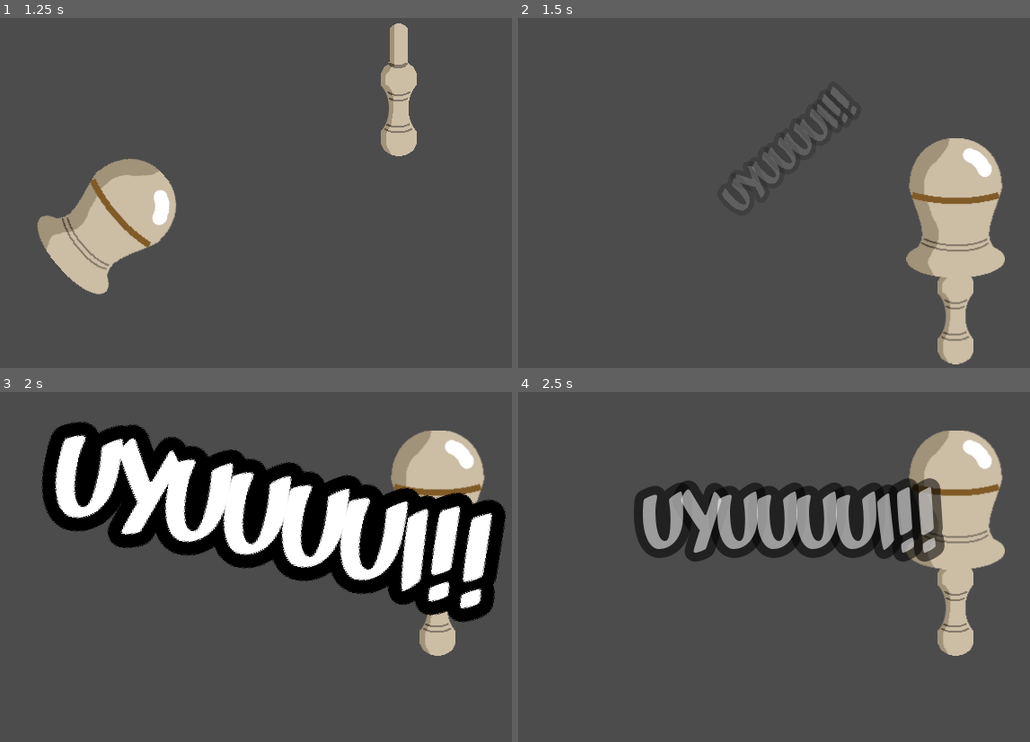
Above: before the commit, frames 1-4 (two rows, left to right).
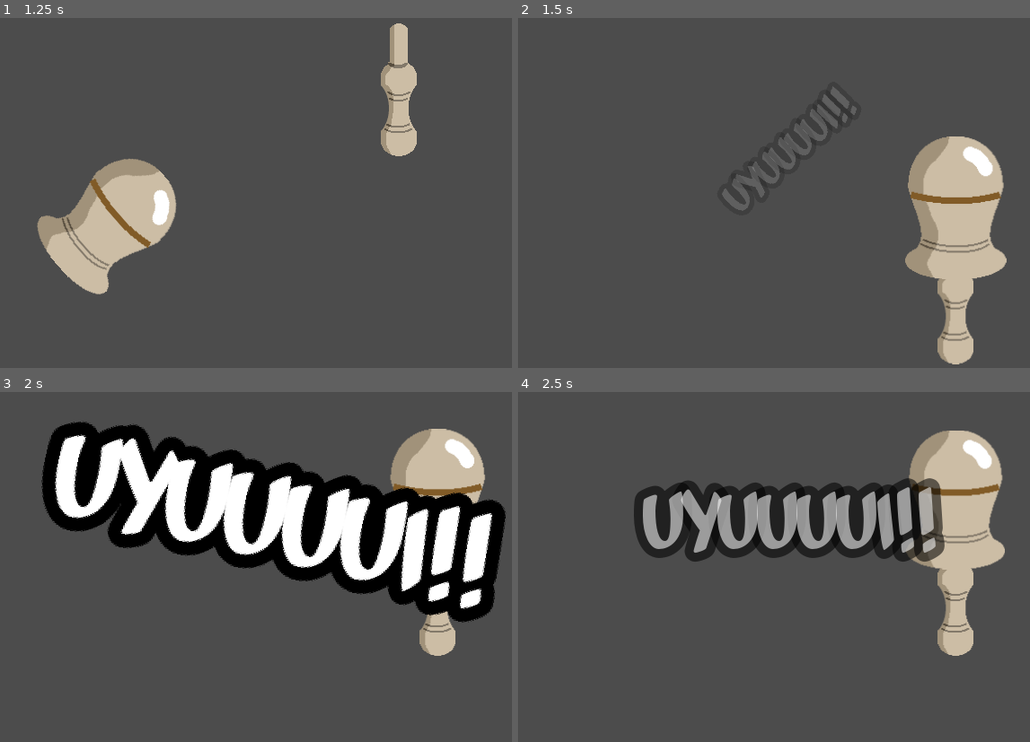
Above: after the commit, the same moments.

Repository: jbahamon/HuasoWare
Game: Godot game, scene res://scenes/microgames/emboque/EmboqueMain.tscn
Same seed, same stepped clock (60 frames per second), same inputs: the game is played once before the commit and once after it.
Inputs:
- Up to frame 1 (1.25 s): hold Right (ui_right) from 0.53 s (still down)
- Up to frame 2 (1.5 s): keep holding Right (ui_right)
- Up to frame 3 (2 s): keep holding Right (ui_right)
- Up to frame 4 (2.5 s): release Right (ui_right) at 2.03 s; hold Left (ui_left) from 2.03 s (still down)

Frame 1 is identical in both runs. In frame 2, 0.8% of the frame differs, in the area x 75-96%, y 33-75%; in frame 3, 0.2%; in frame 4, nothing differs.

Commit message:
Adds spinning top microgame

Diff:
--- a/HUD.gd
+++ b/HUD.gd
@@ -10,3 +10,9 @@
 
 func _on_lose():
 	show_message("JUEEEE...")
+
+func set_timer_enabled(val):
+	$Timer.visible = val
+
+func update_timer(remaining_time):
+	$Timer.text = "%.3f" % remaining_time
--- /dev/null
+++ b/SpinningTop.gd
@@ -0,0 +1,36 @@
+extends KinematicBody2D
+
+signal top_fell
+
+export (float) var starting_speed = 0.0
+export (float) var input_speed = 0.5
+export (float) var gravity_magnitude = 2.0
+
+var angular_velocity = starting_speed
+var input_velocity = 0
+var time = 0
+
+func _input(event):
+	if event.is_action_pressed("ui_left"):
+		input_velocity = - input_speed
+	elif event.is_action_pressed("ui_right"):
+		input_velocity = input_speed
+
+
+func _physics_process(delta):
+	var gravity = gravity_magnitude * sin(rotation)
+
+	angular_velocity += input_velocity
+	input_velocity = 0.0
+
+	angular_velocity += gravity * delta
+	rotation = fposmod(rotation + angular_velocity * delta + PI, 2 * PI) - PI
+
+	var collision = move_and_collide(Vector2(0,0))
+
+	if collision:
+		emit_signal("top_fell")
+
+func _on_game_ended():
+	set_process_input(false)
+	set_physics_process(false)
--- /dev/null
+++ b/TrompoMain.gd
@@ -0,0 +1,19 @@
+extends Node
+
+signal trompo_win
+signal trompo_lose
+
+func _ready():
+	randomize()
+	$HUD.set_timer_enabled(true)
+
+func _process(_delta):
+	$HUD.update_timer($WinTimer.time_left)
+
+func _on_SpinningTop_fell():
+	$WinTimer.stop()
+	$HUD.set_timer_enabled(false)
+	emit_signal("trompo_lose")
+
+func _on_WinTimer_timeout():
+	emit_signal("trompo_win")
--- a/scenes/microgames/emboque/EmboqueMain.tscn
+++ b/scenes/microgames/emboque/EmboqueMain.tscn
@@ -14,11 +14,10 @@
 "points": PoolVector2Array( -97.6766, -323.16, 97.6766, 323.16, 76.5184, 310.687, -4.8503, 583.301, 4.8503, -583.301, 573.413, 13.0423 )
 }
 
-[sub_resource type="RectangleShape2D" id=4]
+[sub_resource type="RectangleShape2D" id=2]
 extents = Vector2( 416.106, 78.7833 )
 
-[sub_resource type="Animation" id=2]
-resource_name = "scroll"
+[sub_resource type="Animation" id=3]
 length = 0.5
 tracks/0/type = "value"
 tracks/0/path = NodePath("Camera2D:position")
@@ -73,8 +72,8 @@
 scale = Vector2( 1, 1 )
 
 [node name="Bell" parent="." instance=ExtResource( 2 )]
-position = Vector2( 436.097, 351.966 )
-rotation = -0.603546
+position = Vector2( 118.633, 286.776 )
+rotation = 1.02075
 linear_damp = 0.0
 angular_damp = 0.0
 
@@ -84,9 +83,9 @@
 curve = SubResource( 1 )
 
 [node name="PathFollow2D" type="PathFollow2D" parent="SwingPath"]
-position = Vector2( 435.46, 453.009 )
-rotation = -0.769432
-offset = 475.322
+position = Vector2( 92.2477, 353.986 )
+rotation = 1.15931
+offset = 45.7308
 cubic_interp = false
 loop = false
 
@@ -107,23 +106,23 @@
 }
 
 [node name="CollisionShape2D" type="CollisionShape2D" parent="GameOverArea"]
-shape = SubResource( 4 )
+shape = SubResource( 2 )
 disabled = true
 
 [node name="HUD" parent="." instance=ExtResource( 6 )]
 
 [node name="GeneralAnimation" type="AnimationPlayer" parent="."]
 autoplay = "swing"
-anims/scroll = SubResource( 2 )
-anims/scroll_back = SubResource( 5 )
-anims/swing = SubResource( 3 )
+anims/scroll = SubResource( 3 )
+anims/scroll_back = SubResource( 4 )
+anims/swing = SubResource( 5 )
 script = ExtResource( 3 )
 [connection signal="emboque_lose" from="." to="HUD" method="_on_lose"]
 [connection signal="emboque_win" from="." to="HUD" method="_on_win"]
+[connection signal="hit" from="Stick" to="." method="_on_Stick_hit"]
 [connection signal="hit" from="Stick" to="Bell" method="_on_Stick_hit"]
-[connection signal="hit" from="Stick" to="." method="_on_Stick_hit"]
+[connection signal="body_entered" from="GameOverArea" to="." method="_on_GameOverArea_body_entered"]
 [connection signal="body_entered" from="GameOverArea" to="Bell" method="_on_GameOverArea_body_entered"]
-[connection signal="body_entered" from="GameOverArea" to="." method="_on_GameOverArea_body_entered"]
 [connection signal="animation_finished" from="GeneralAnimation" to="GeneralAnimation" method="_on_SwingAnimation_animation_finished"]
 [connection signal="animation_finished" from="GeneralAnimation" to="Bell" method="_on_AnimationPlayer_animation_finished"]
 [connection signal="animation_finished" from="GeneralAnimation" to="GameOverArea" method="_on_SwingAnimation_animation_finished"]
--- a/scenes/microgames/emboque/WinBell.tscn
+++ b/scenes/microgames/emboque/WinBell.tscn
@@ -23,4 +23,5 @@
 texture = ExtResource( 1 )
 
 [node name="AnimationPlayer" type="AnimationPlayer" parent="."]
+autoplay = "pulse"
 anims/pulse = SubResource( 1 )
--- a/scenes/microgames/reusable/HUD.tscn
+++ b/scenes/microgames/reusable/HUD.tscn
@@ -1,16 +1,15 @@
-[gd_scene load_steps=5 format=2]
+[gd_scene load_steps=6 format=2]
 
 [ext_resource path="res://HUD.gd" type="Script" id=1]
 [ext_resource path="res://assets/fonts/dfdChasquilla.otf" type="DynamicFontData" id=2]
 
-[sub_resource type="DynamicFont" id=2]
+[sub_resource type="DynamicFont" id=1]
 size = 100
 outline_size = 10
 outline_color = Color( 0.0941176, 0.0627451, 0.0627451, 1 )
 font_data = ExtResource( 2 )
 
-[sub_resource type="Animation" id=1]
-resource_name = "pop"
+[sub_resource type="Animation" id=2]
 length = 1.2
 tracks/0/type = "value"
 tracks/0/path = NodePath("GameStatus:rect_scale")
@@ -61,6 +60,10 @@
 "values": [ Color( 0, 0, 0, 0 ), Color( 0, 0, 0, 1 ), Color( 0, 0, 0, 1 ), Color( 0, 0, 0, 0 ) ]
 }
 
+[sub_resource type="DynamicFont" id=3]
+size = 50
+font_data = ExtResource( 2 )
+
 [node name="HUD" type="CanvasLayer"]
 script = ExtResource( 1 )
 
@@ -73,8 +76,10 @@
 margin_top = -50.0
 margin_right = 175.0
 margin_bottom = 50.0
+rect_rotation = -45.0
+rect_scale = Vector2( 0.5, 0.5 )
 rect_pivot_offset = Vector2( 175, 50 )
-custom_fonts/font = SubResource( 2 )
+custom_fonts/font = SubResource( 1 )
 custom_colors/font_color = Color( 1, 1, 1, 0 )
 custom_colors/font_outline_modulate = Color( 0, 0, 0, 0 )
 text = "UYUUUUUI"
@@ -86,4 +91,20 @@
 }
 
 [node name="AnimationPlayer" type="AnimationPlayer" parent="."]
-anims/pop = SubResource( 1 )
+anims/pop = SubResource( 2 )
+
+[node name="Timer" type="Label" parent="."]
+visible = false
+anchor_left = 0.5
+anchor_right = 0.5
+margin_left = -68.5
+margin_right = 68.5
+margin_bottom = 51.0
+custom_fonts/font = SubResource( 3 )
+text = "0:00.00"
+align = 1
+valign = 1
+uppercase = true
+__meta__ = {
+"_edit_use_anchors_": false
+}
--- /dev/null
+++ b/scenes/microgames/trompo/SpinningTop.tscn
@@ -0,0 +1,34 @@
+[gd_scene load_steps=8 format=2]
+
+[ext_resource path="res://SpinningTop.gd" type="Script" id=1]
+[ext_resource path="res://assets/trompo/top3.png" type="Texture" id=2]
+[ext_resource path="res://assets/trompo/top2.png" type="Texture" id=3]
+[ext_resource path="res://assets/trompo/top0.png" type="Texture" id=4]
+[ext_resource path="res://assets/trompo/top1.png" type="Texture" id=5]
+
+[sub_resource type="SpriteFrames" id=1]
+animations = [ {
+"frames": [ ExtResource( 4 ), ExtResource( 5 ), ExtResource( 3 ), ExtResource( 2 ) ],
+"loop": true,
+"name": "spinning",
+"speed": 15.0
+} ]
+
+[sub_resource type="SegmentShape2D" id=2]
+a = Vector2( 70, 0 )
+b = Vector2( -70, 0 )
+
+[node name="SpinningTop" type="KinematicBody2D"]
+position = Vector2( 306, 392 )
+script = ExtResource( 1 )
+
+[node name="AnimatedSprite" type="AnimatedSprite" parent="."]
+scale = Vector2( 0.5, 0.5 )
+frames = SubResource( 1 )
+animation = "spinning"
+playing = true
+offset = Vector2( -5, -265 )
+
+[node name="CollisionShape2D" type="CollisionShape2D" parent="."]
+position = Vector2( -2.78186, -199.561 )
+shape = SubResource( 2 )
--- /dev/null
+++ b/scenes/microgames/trompo/TrompoMain.tscn
@@ -0,0 +1,33 @@
+[gd_scene load_steps=5 format=2]
+
+[ext_resource path="res://TrompoMain.gd" type="Script" id=1]
+[ext_resource path="res://scenes/microgames/trompo/SpinningTop.tscn" type="PackedScene" id=2]
+[ext_resource path="res://scenes/microgames/reusable/HUD.tscn" type="PackedScene" id=3]
+
+[sub_resource type="RectangleShape2D" id=1]
+extents = Vector2( 321.339, 12.4059 )
+
+[node name="TrompoMain" type="Node"]
+script = ExtResource( 1 )
+
+[node name="GameOverArea" type="StaticBody2D" parent="."]
+position = Vector2( 319, 399 )
+
+[node name="CollisionShape2D" type="CollisionShape2D" parent="GameOverArea"]
+shape = SubResource( 1 )
+
+[node name="SpinningTop" parent="." instance=ExtResource( 2 )]
+position = Vector2( 320, 400 )
+
+[node name="WinTimer" type="Timer" parent="."]
+wait_time = 10.0
+one_shot = true
+autostart = true
+
+[node name="HUD" parent="." instance=ExtResource( 3 )]
+[connection signal="trompo_lose" from="." to="SpinningTop" method="_on_game_ended"]
+[connection signal="trompo_lose" from="." to="HUD" method="_on_lose"]
+[connection signal="trompo_win" from="." to="SpinningTop" method="_on_game_ended"]
+[connection signal="trompo_win" from="." to="HUD" method="_on_win"]
+[connection signal="top_fell" from="SpinningTop" to="." method="_on_SpinningTop_fell"]
+[connection signal="timeout" from="WinTimer" to="." method="_on_WinTimer_timeout"]
Binary file added: assets/trompo/top0.png
Not shown, added: assets/trompo/top0.png.import
Binary file added: assets/trompo/top1.png
Not shown, added: assets/trompo/top1.png.import
Binary file added: assets/trompo/top2.png
Not shown, added: assets/trompo/top2.png.import
Binary file added: assets/trompo/top3.png
Not shown, added: assets/trompo/top3.png.import
Not shown: 2 places in scenes/microgames/emboque/EmboqueMain.tscn that only renumber resources
